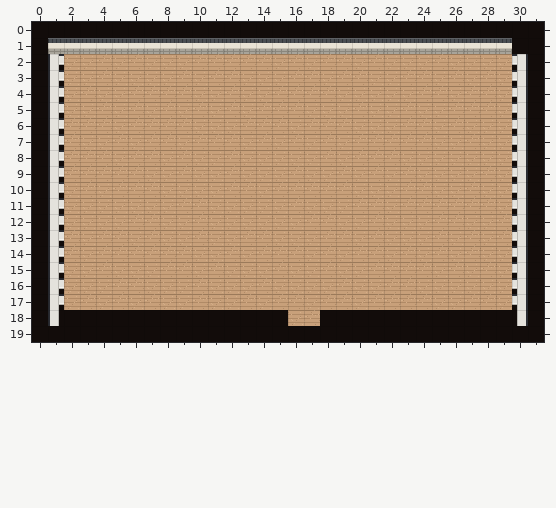
Two states of a Tiled map (JSON), data/tk_maps/w21/seoul/korea-baduk-association--kba-trainees.tmj. This is how it looked before the edit.
Cells are 16x16 px. Shown: x 0..31, y 0..19.
New version:
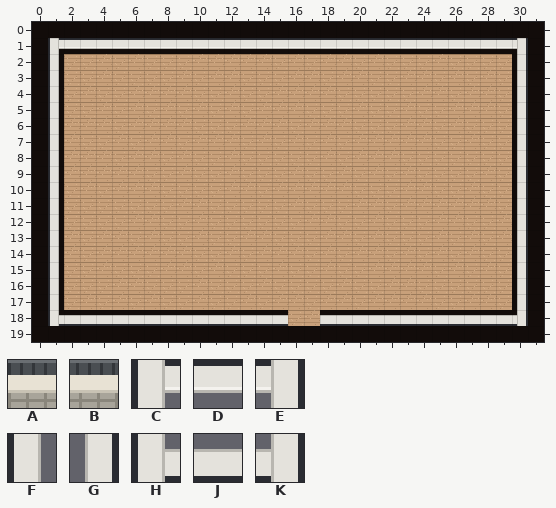
Key: from "seoul_tiles": A 56, B 57, C 60, D 61, E 62, F 64, G 66, H 68, J 69, K 70.
_ is an empty cell, . an unchanged one.
Change:
--- layer "wall"
@@ x 1..30 @@
- 1 ABBBBBBBBBBBBBBBBBBBBBBBBBBBB_
- 2 C............................E
- 3 C............................E
- 4 C............................E
- 5 C............................E
- 6 C............................E
- 7 C............................E
- 8 C............................E
- 9 C............................E
-10 C............................E
-11 C............................E
-12 C............................E
-13 C............................E
-14 C............................E
-15 C............................E
-16 C............................E
-17 C............................E
-18 F______________..____________G
+ 1 CDDDDDDDDDDDDDDDDDDDDDDDDDDDDE
+ 2 F............................G
+ 3 F............................G
+ 4 F............................G
+ 5 F............................G
+ 6 F............................G
+ 7 F............................G
+ 8 F............................G
+ 9 F............................G
+10 F............................G
+11 F............................G
+12 F............................G
+13 F............................G
+14 F............................G
+15 F............................G
+16 F............................G
+17 F............................G
+18 HJJJJJJJJJJJJJJ..JJJJJJJJJJJJK
Boxes around the changes in both pictures, in picture pixels (x1, y1, x2, y2):
changed: (48, 38, 528, 326)
